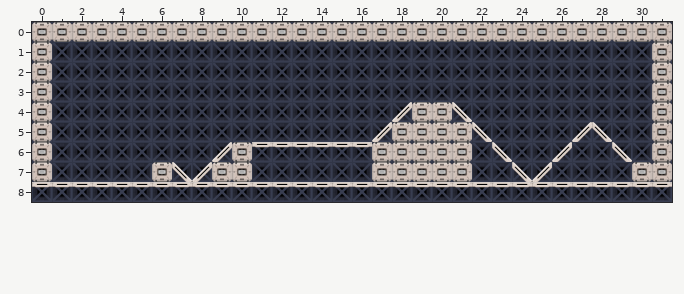
A Tiled map gets an edit: src/assets/games/tiles/scifi/level00.tmx. Above is the file before it was changed.
Cells are 256x256 px. Shown: x 0..31, y 0..8.
Once edited:
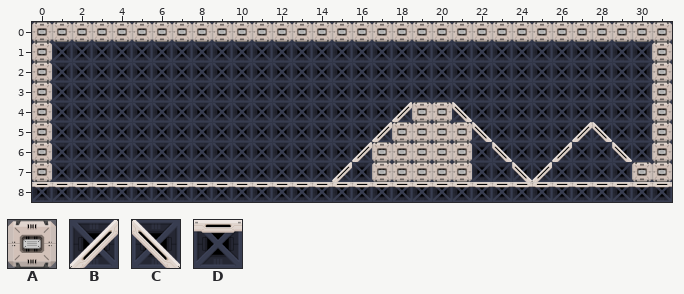
Key: from "Box": A 0; from "Tile (16)": B 0; from "Tile (17)": C 0; from "Tile (2)": D 0.
_ is an empty cell.
Difference:
Layer "obstacle":
Tile D gives way to tile B in row 6 at x 16.
The edit adds tile B in row 7 at x 15.
The author cleared tile A in row 6 at x 10; in row 7 at x 6 and 9 to 10.
The author cleared tile B in row 6 at x 9; in row 7 at x 8.
The author cleared tile C in row 7 at x 7.
The author cleared tile D in row 6 at x 11 to 15.
